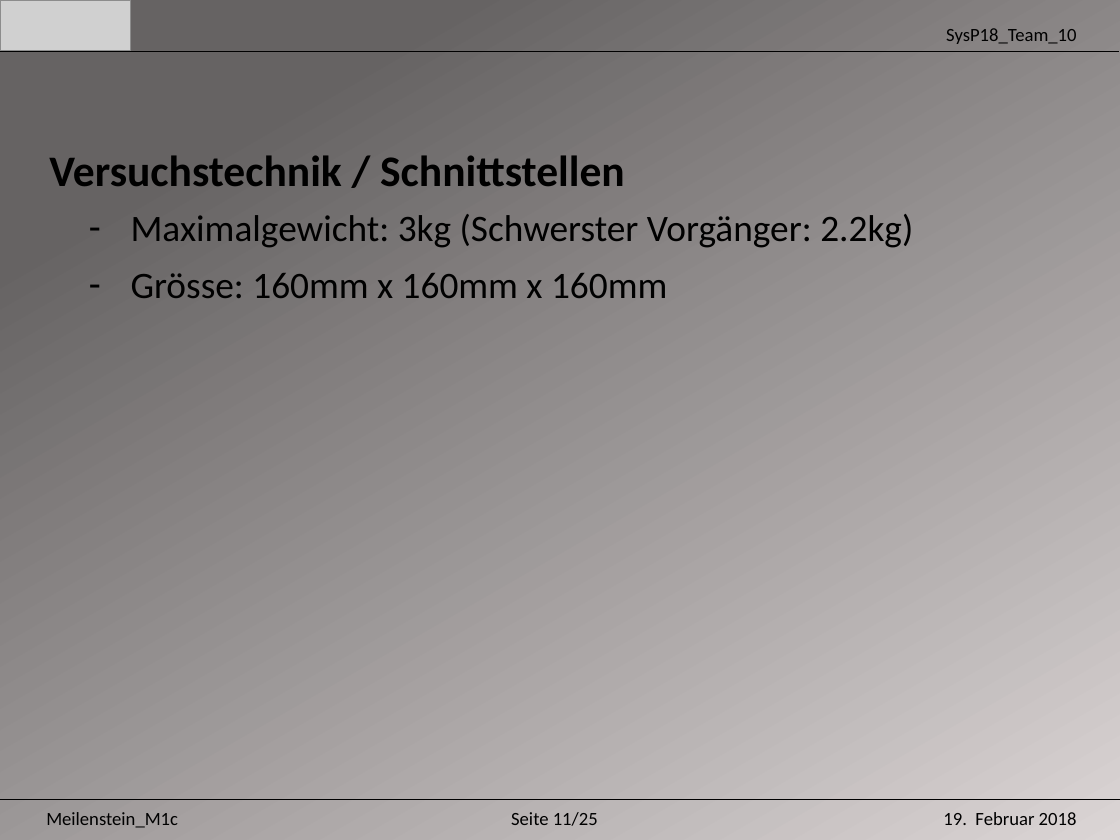
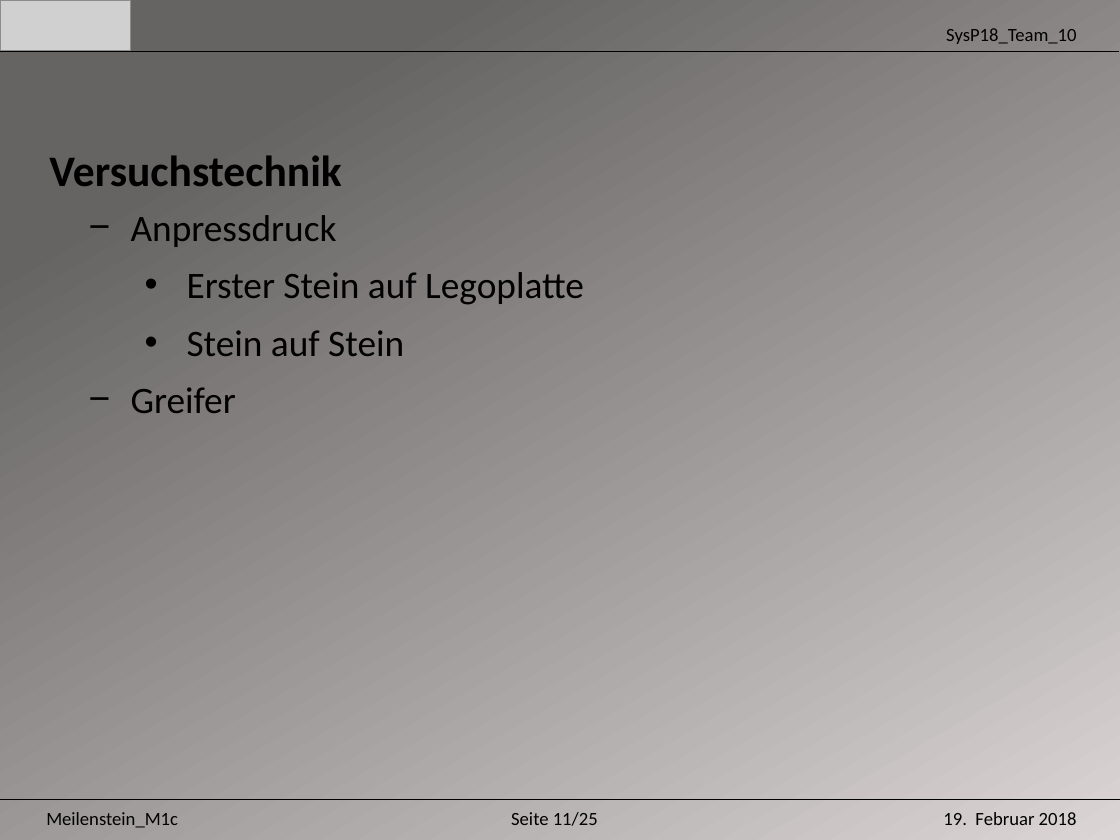
Before and after one commit to Unaqwyn/SysP18_1cv, a slide deck: slide 12 of Systemtechnikprojekt/Systemtechnikprojekt/01_Organisation/02_Meilensteine/m1/m1c/Praesentation_m1c.pptx. Drawn at 1120x840 pixels with LibreOffice and Linux fonts; fonts in the diff are those of the drawing; grey boxes stand for pictures. Boxes give left, top, right and bottom in pixels: in the first picture for what was removed or moved away, otherwise in the second. Text is boxed around its words. In the diff, an @@ line names an element or a change of style, - is before the commit and + after.

Commit message:
v1.0.1

```diff
--- a/Systemtechnikprojekt/Systemtechnikprojekt/01_Organisation/02_Meilensteine/m1/m1c/Praesentation_m1c.pptx
+++ b/Systemtechnikprojekt/Systemtechnikprojekt/01_Organisation/02_Meilensteine/m1/m1c/Praesentation_m1c.pptx
@@ text at (x1=49, y1=155, x2=341, y2=186): text changed @@
-Versuchstechnik / Schnittstellen
+Versuchstechnik
@@ text at (x1=131, y1=215, x2=584, y2=413): text changed @@
-– Maximalgewicht: 3kg (Schwerster Vorgänger: 2.2kg)
-– Grösse: 160mm x 160mm x 160mm
+− Anpressdruck
+  • Erster Stein auf Legoplatte
+  • Stein auf Stein
+− Greifer
```
Also in this commit, not shown: 1 other slide changed.
